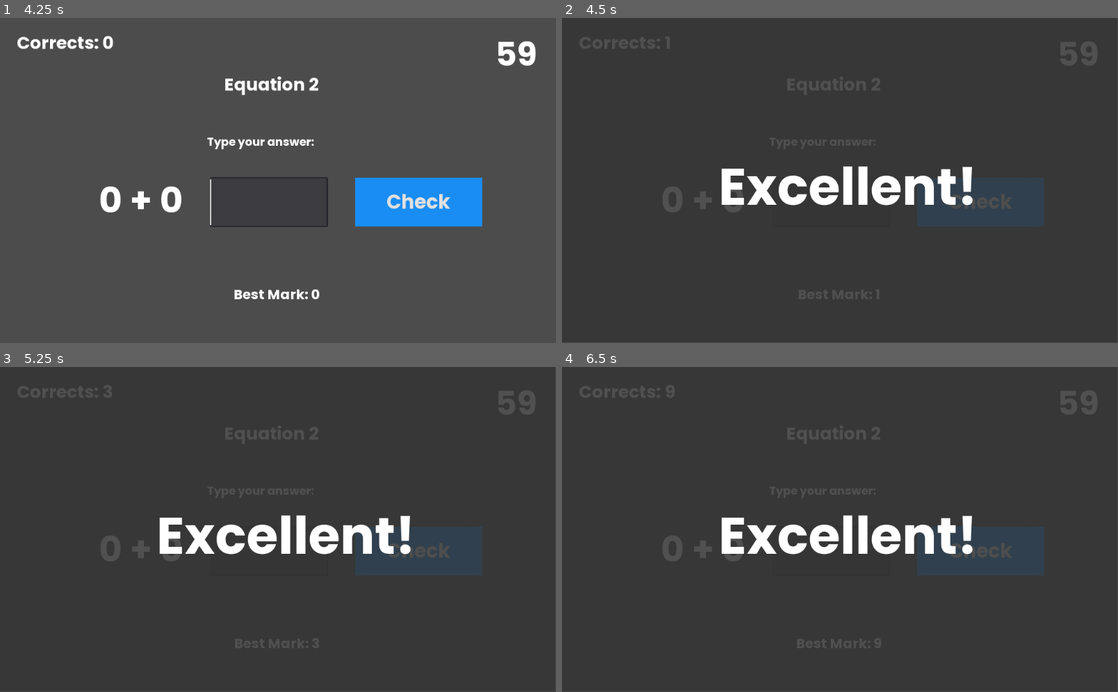
Above: before the commit, frames 1-4 (two rows, left to right).
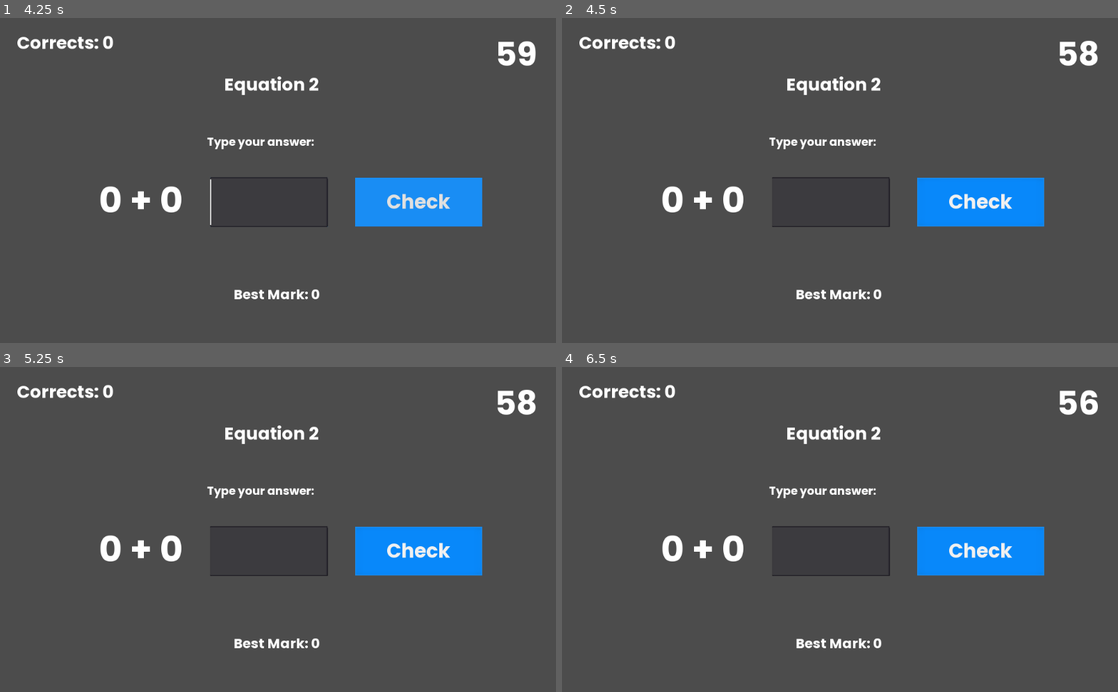
Above: after the commit, the same moments.

Repository: ncdev2015/Godot-Fast-Mental-Calculation
Game: Godot game, scene res://Menu/Menu.tscn
Two runs of this game, one before a commit and one after it. Both use one fixed random seed, a clock stepped at 60 frames per second and the inputs below. The project has no main scene, so this scene is started directly.
Inputs (mouse positions are in pixels of both pictures, inside the frame that each line leads up to):
- Up to frame 1 (4.25 s): click "START" at 0.5 s; click "Let's start" at 1.25 s; click (266, 203) at 2.02 s; type "12" at 2.1 s; click "Check" at 2.75 s; click "Check" at 3.5 s
- Up to frame 2 (4.5 s): click "Check" at 4.25 s
- Up to frame 3 (5.25 s): tap Enter (ui_accept) at 5, 5.1 s
- Up to frame 4 (6.5 s): tap Enter (ui_accept) at 5.27, 5.57, 5.75, 5.85, 6.02, 6.32 s

Frame 1 is identical in both runs. In frame 2, 7.9% of the frame differs, in the area x 3-97%, y 5-87%; in frame 3, 7.9%; in frame 4, 7.9%.

Commit message:
Update Game.gd

Diff:
--- a/Game/Game.gd
+++ b/Game/Game.gd
@@ -30,21 +30,23 @@
 	$TimerLabel.text = str( int( $Timer.time_left) )
 
 	if Input.is_action_just_pressed("ui_accept") and not $AnswerStatus.visible:
-
-		var strAnswer = $Answer.text
-		var newString = ""
-
-		for c in strAnswer:
-			if c != '\n' or c != ' ':
-				newString += c
-
-		$Answer.text = newString
-
-		if len(newString) != 0:
-			_on_Check_pressed()
+		_on_Check_pressed()
 
 func _on_Check_pressed():
+	var strAnswer = $Answer.text
+	var newString = ""
+
+	for c in strAnswer:
+		if c != '\n' or c != ' ':
+			newString += c
+
+	$Answer.text = newString
+
+	if len(newString) == 0:
+		return
+
 	$Answer.readonly = true
+
 	numberEquation += 1
 
 	currentResult = stepify(currentResult, 0.01)
